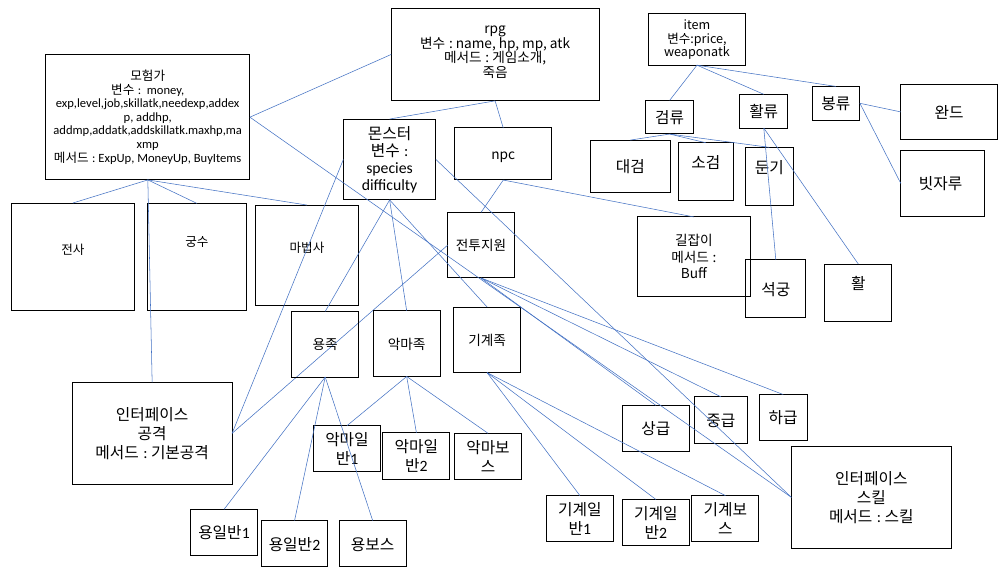
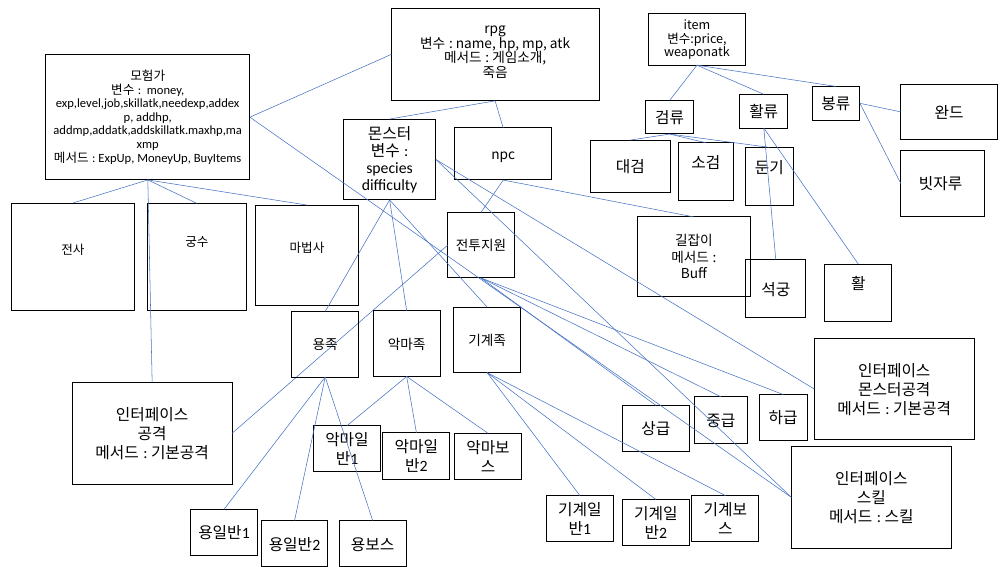
Before and after one commit to Nahoyoung146/javappt, a slide deck: slide 1 of rpg수정수정.pptx. Drawn at 1008x567 pixels with LibreOffice and Linux fonts; fonts in the diff are those of the drawing. Boxes give left, top, right and bottom in pixels: in the first picture for what was removed or moved away, otherwise in the second. Text is boxed around its words. In the diff, an @@ line names an element or a change of style, - is before the commit and + after.

```diff
--- a/rpg수정수정.pptx
+++ b/rpg수정수정.pptx
@@ line removed from (232, 433) to (343, 160) @@
@@ line added from (436, 160) to (814, 389), #4472C4 0.5 pt @@
@@ rectangle added at (x1=814, y1=338, x2=975, y2=439), outline #000000 0.75 pt, 15 pt, text #000000 @@
+인터페이스
+몬스터공격
+메서드 : 기본공격
```
Also in this commit, not shown: 1 other file.
